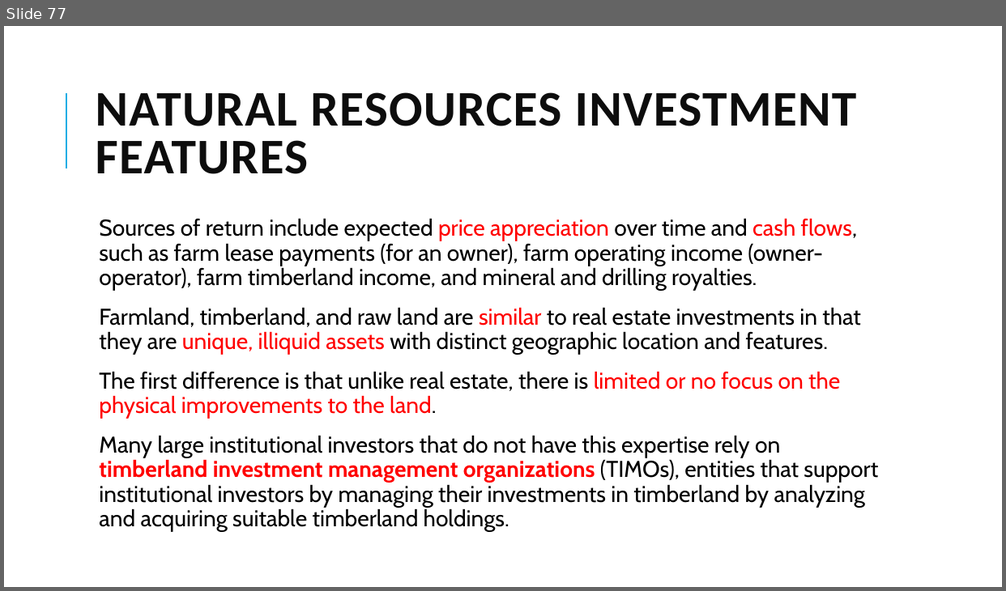
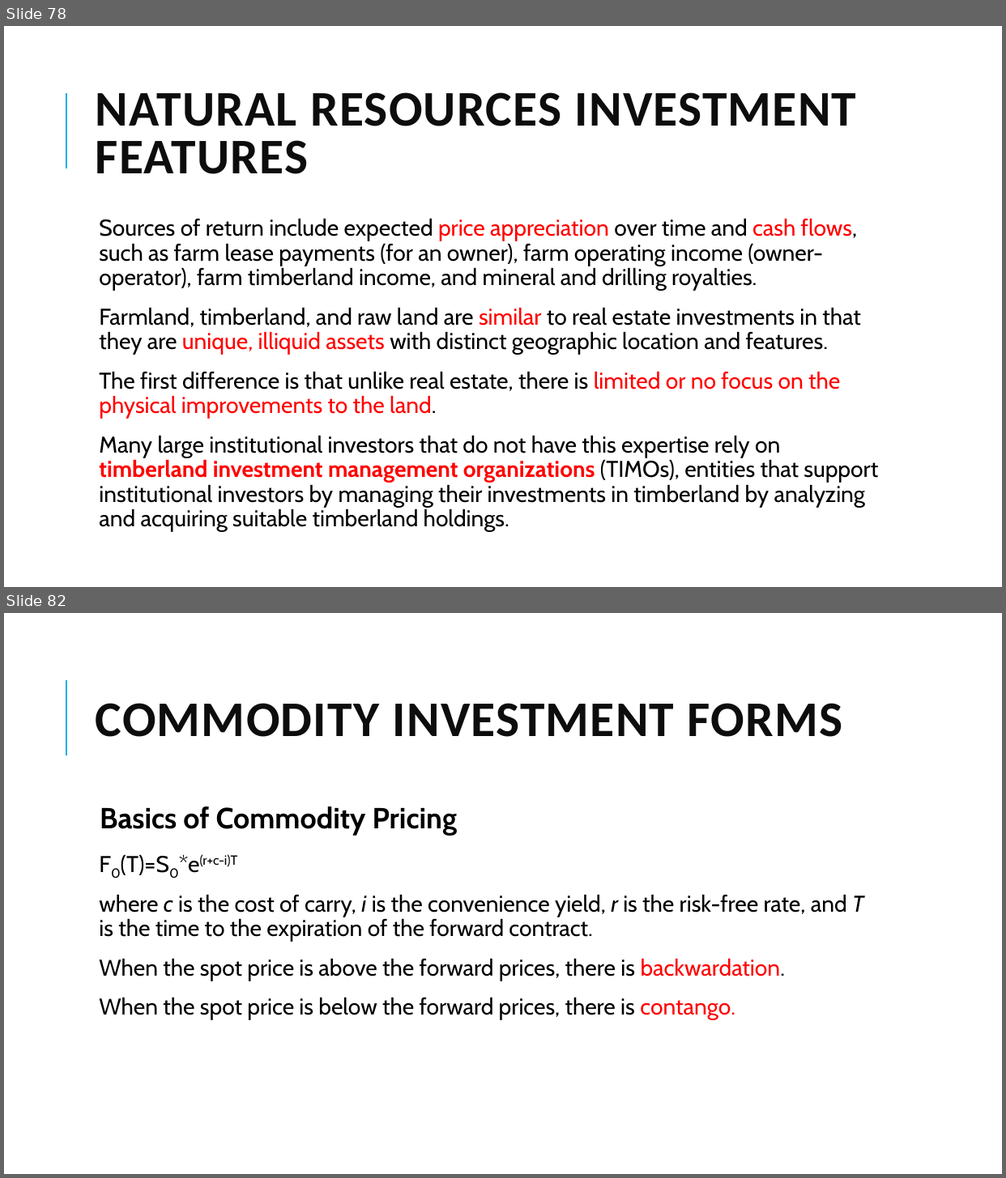
Before and after one commit to Isco0530/data, a slide deck: 2024Alternative.pptx. Shown one above the other, each under a label of ours: slide 77 before the commit, slides 78 and 82 after it; the slides between them are not shown. The pictures are 1006x591 and 1006x1178 pixels, drawn with LibreOffice and Linux fonts; fonts in the diff are those of the drawing. Boxes give left, top, right and bottom in pixels: in the first picture for what was removed or moved away, otherwise in the second. Text is boxed around its words. In the diff, an @@ line names an element or a change of style, - is before the commit and + after.

```diff
--- a/2024Alternative.pptx
+++ b/2024Alternative.pptx
@@ slide 82 added at <box>4,613,1002,1174</box>, background #FFFFFF; not listed: 1 template element that a slide beside it also shows @@
@@ title added at <box>96,703,843,737</box>, 48 pt, text #0D0D0D, bold @@
+COMMODITY INVESTMENT FORMS
@@ text added at <box>99,807,864,1020</box>, 22 pt, text #000000 @@
+  Basics of Commodity Pricing
+  F0(T)=S0*e(r+c-i)T
+  where c is the cost of carry, i is the convenience yield, r is the risk-free rate, and T is the time to the expiration of the forward contract.
+  When the spot price is above the forward prices, there is backwardation.
+  When the spot price is below the forward prices, there is contango.
@@ what was slide 77 is now slide 78 @@
```
Also in this commit, not shown: 3 slides changed, 6 other slides added.
